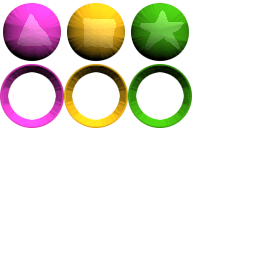
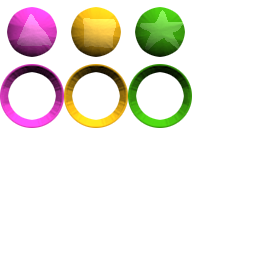
Two versions of the same layered image (256x256). Layer-by-layer changes:
painted on "Layer copy" over [3, 3, 189, 61]
